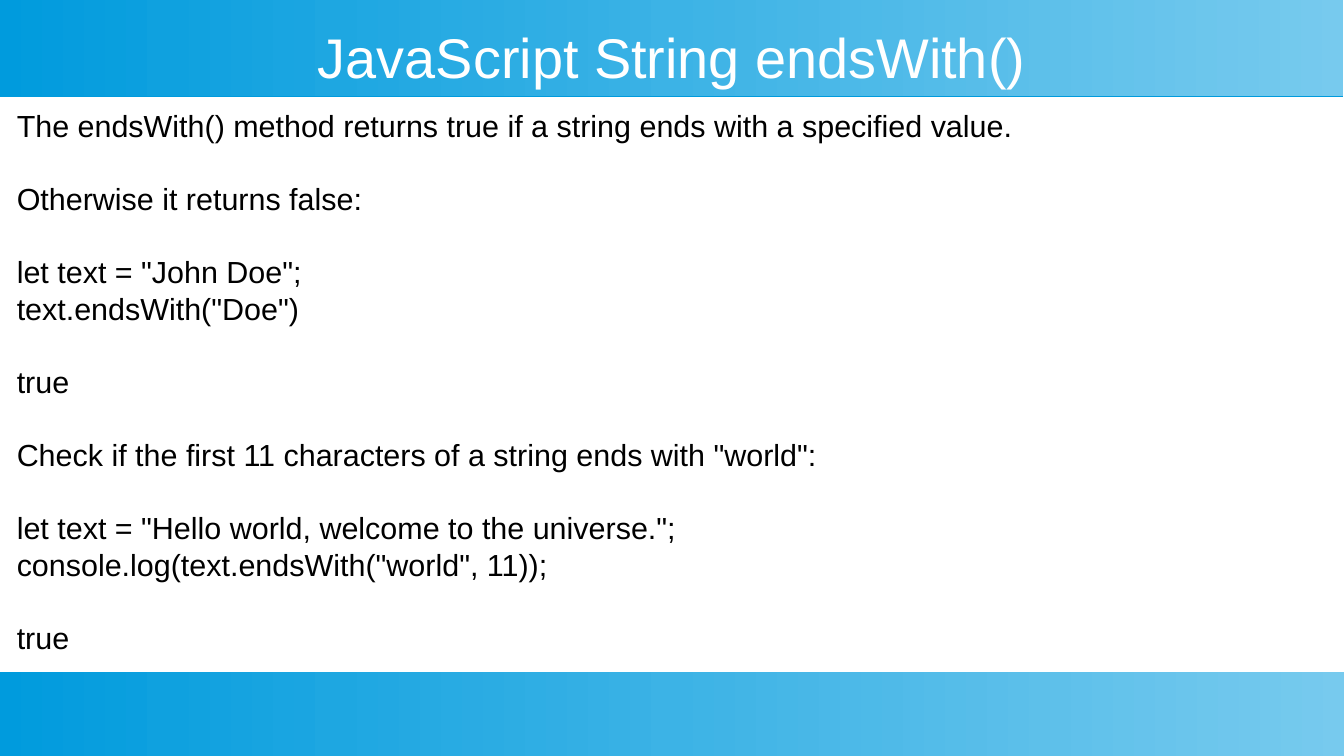
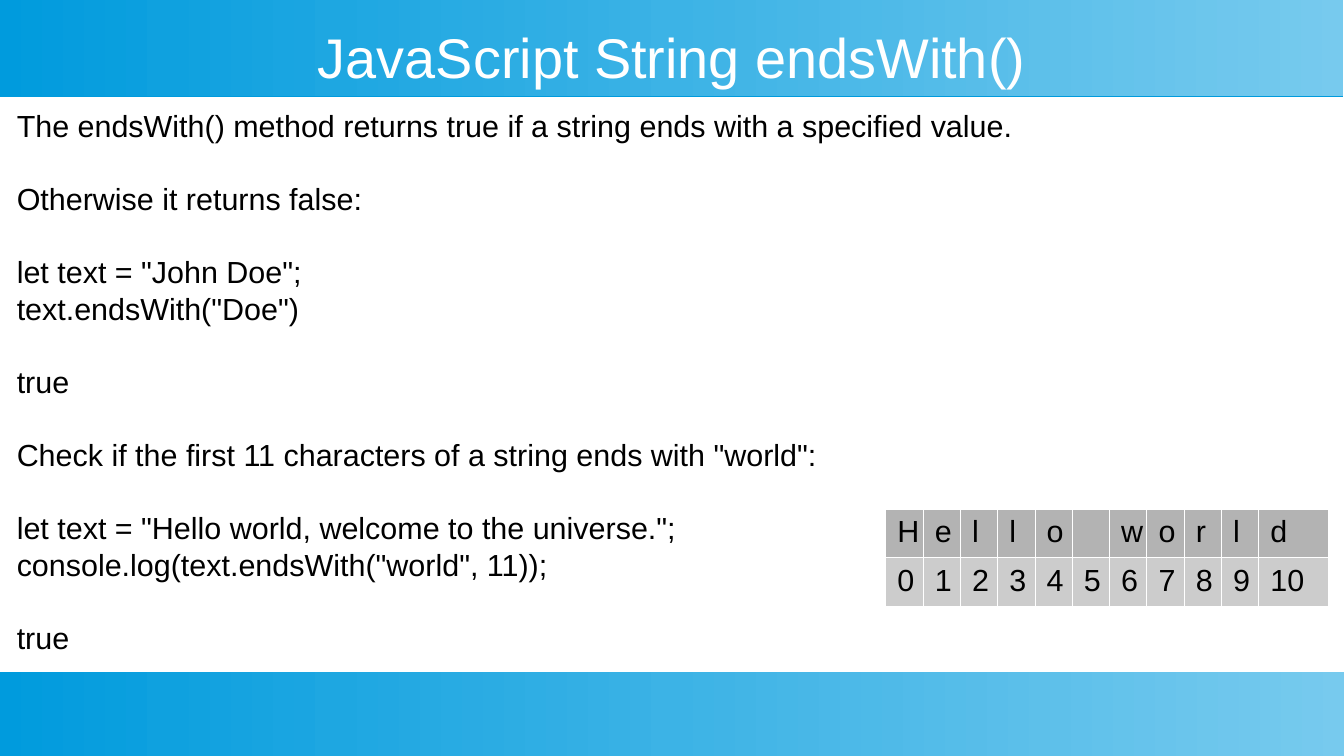
Before and after one commit to ashishjain1547/public_lessons_in_javascript, a slide deck: slide 14 of 5_Strings in Detail/3 - string search methods.odp. Drawn at 1344x756 pixels with LibreOffice and Linux fonts; fonts in the diff are those of the drawing. Boxes give left, top, right and bottom in pixels: in the first picture for what was removed or moved away, otherwise in the second. Text is boxed around its words. In the diff, an @@ line names an element or a change of style, - is before the commit and + after.

```diff
--- a/5_Strings in Detail/3 - string search methods.odp
+++ b/5_Strings in Detail/3 - string search methods.odp
@@ table added at (885,509,1333,601), 2 rows, 11 columns @@
+H | e | l | l | o |  | w | o | r | l | d
+0 | 1 | 2 | 3 | 4 | 5 | 6 | 7 | 8 | 9 | 10
```
Also in this commit, not shown: 2 other slides changed, 21 other files.
